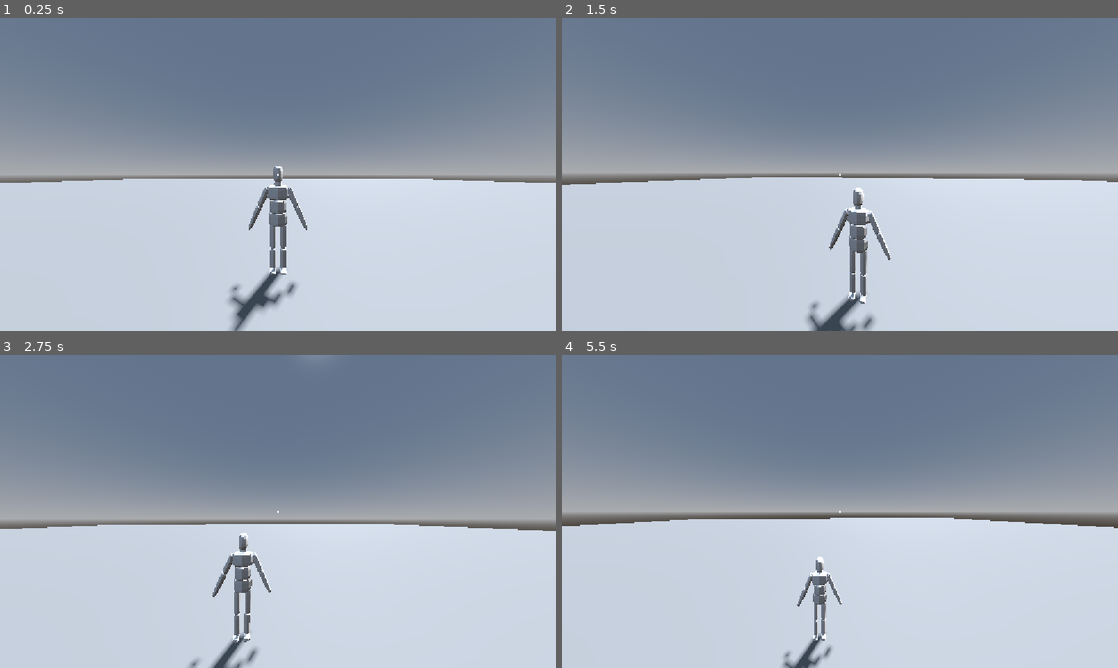
Above: before the commit, frames 1-4 (two rows, left to right).
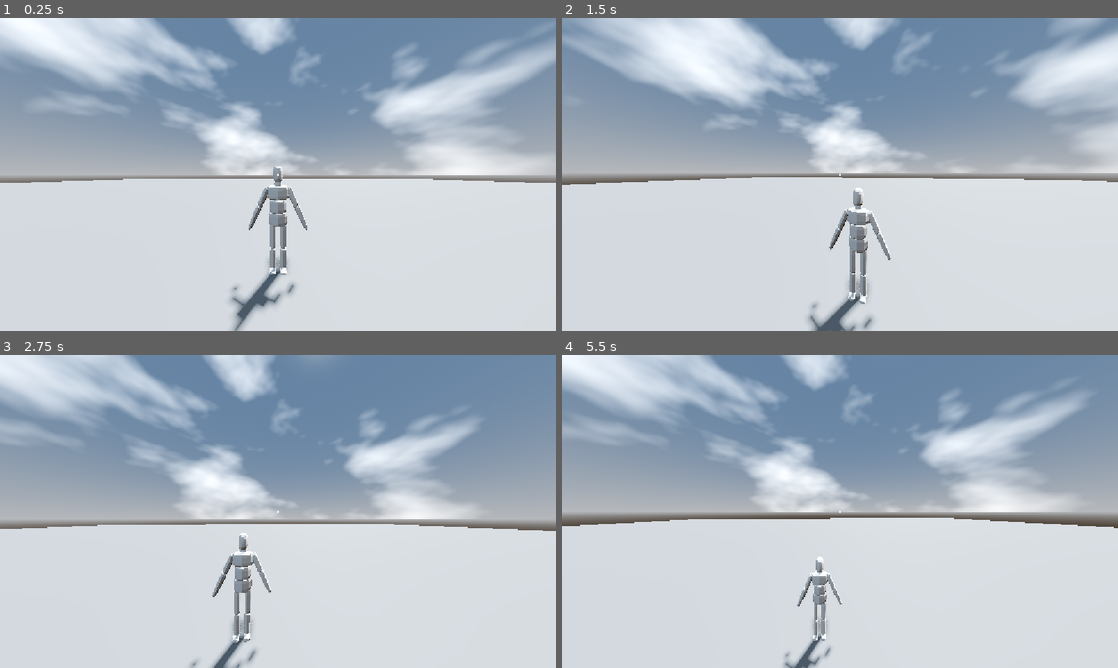
Above: after the commit, the same moments.

Repository: actual-1/ragdoll-system
Game: Godot game, scene res://scenes/test_scene.tscn
Same seed, same stepped clock (60 frames per second), same inputs: the game is played once before the commit and once after it.
Inputs (mouse positions are in pixels of both pictures, inside the frame that each line leads up to):
- Up to frame 1 (0.25 s): no input
- Up to frame 2 (1.5 s): tap Enter at 0.5 s; move the mouse to (867, 174) at 0.52 s; tap A (A) at 0.6 s; tap D (D) at 0.8, 1.35 s; tap Space (Space) at 1.25 s; move the mouse to (812, 174) at 1.27 s
- Up to frame 3 (2.75 s): click (250, 511) at 1.55 s; tap Enter at 2 s; move the mouse to (289, 505) at 2.02 s; click (289, 505) at 2.1 s; tap S (S) at 2.3 s
- Up to frame 4 (5.5 s): tap Space (Space) at 2.75, 4.25 s; move the mouse to (834, 517) at 2.77 s; tap S (S) at 2.85, 5.3 s; tap A (A) at 3.05, 3.6 s; tap Enter at 3.5 s; move the mouse to (878, 514) at 3.52 s; tap D (D) at 3.8, 4.35 s; move the mouse to (795, 508) at 4.27 s; click (795, 508) at 4.55 s; move the mouse to (845, 511) at 5.02 s; click (845, 511) at 5.1 s

The runs differ from the first frame. In frame 1, 26% of the frame differs, in the area x 0-100%, y 0-100%; in frame 2, 23%; in frame 3, 21%; in frame 4, 22%.

Commit message:
little tweaks with graphics

Diff:
--- a/Scripts/spec_actor.gd
+++ b/Scripts/spec_actor.gd
@@ -30,7 +30,7 @@
 			if Node_parent is PhysicsSimulator:
 				Node_parent.interaction_requested.emit()
 				var direction = interaction_ray.get_collision_normal() * -1
-				Node_parent.request_force_to_bone.emit(interaction_ray.get_collider().get_bone_id(),direction, punch_force*5)
+				Node_parent.request_force_to_bone.emit(interaction_ray.get_collider().get_bone_id(),direction, punch_force*50)
 		else:
 			pass
 
--- a/scenes/test_scene.tscn
+++ b/scenes/test_scene.tscn
@@ -9,8 +9,19 @@
 [sub_resource type="ConcavePolygonShape3D" id="ConcavePolygonShape3D_nd71p"]
 data = PackedVector3Array(-50, 0.5, 50, 50, 0.5, 50, -50, -0.5, 50, 50, 0.5, 50, 50, -0.5, 50, -50, -0.5, 50, 50, 0.5,  …(428 unchanged characters)…
 
+[sub_resource type="Gradient" id="Gradient_eq1sl"]
+offsets = PackedFloat32Array(0.52205884, 1)
+
+[sub_resource type="FastNoiseLite" id="FastNoiseLite_j8ivh"]
+
+[sub_resource type="NoiseTexture2D" id="NoiseTexture2D_ag08h"]
+noise = SubResource("FastNoiseLite_j8ivh")
+color_ramp = SubResource("Gradient_eq1sl")
+seamless = true
+
 [sub_resource type="ProceduralSkyMaterial" id="ProceduralSkyMaterial_j8ivh"]
 sky_horizon_color = Color(0.66224277, 0.6717428, 0.6867428, 1)
+sky_cover = SubResource("NoiseTexture2D_ag08h")
 ground_horizon_color = Color(0.66224277, 0.6717428, 0.6867428, 1)
 
 [sub_resource type="Sky" id="Sky_nd71p"]
@@ -19,7 +30,16 @@
 [sub_resource type="Environment" id="Environment_7ddre"]
 background_mode = 2
 sky = SubResource("Sky_nd71p")
+tonemap_mode = 4
+ssr_enabled = true
+ssao_enabled = true
+ssil_enabled = true
+sdfgi_enabled = true
 glow_enabled = true
+adjustment_enabled = true
+adjustment_brightness = 1.11
+adjustment_contrast = 1.06
+adjustment_saturation = 1.28
 
 [node name="TestScene" type="Node3D" unique_id=1924616790]
 
